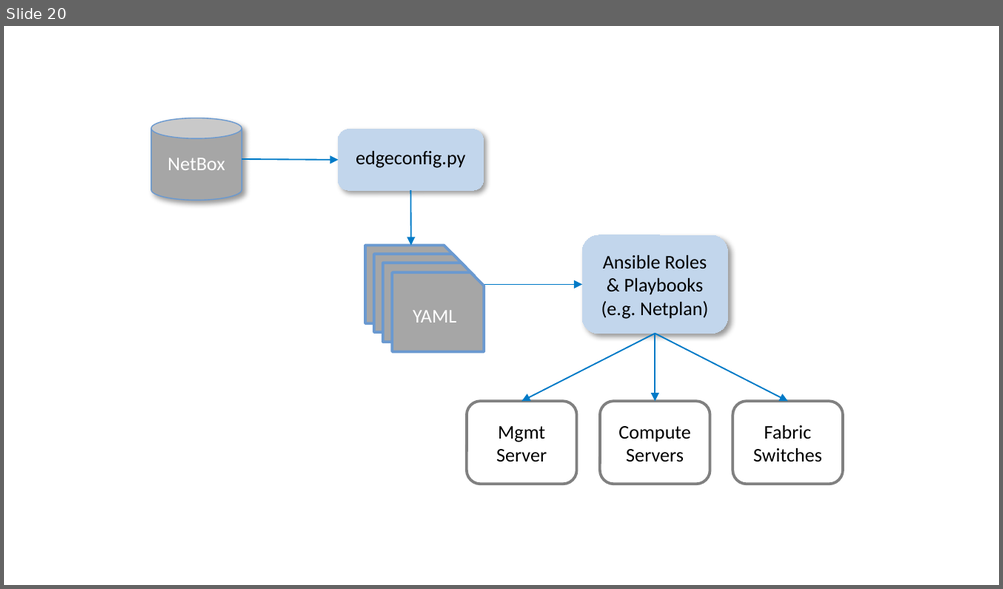
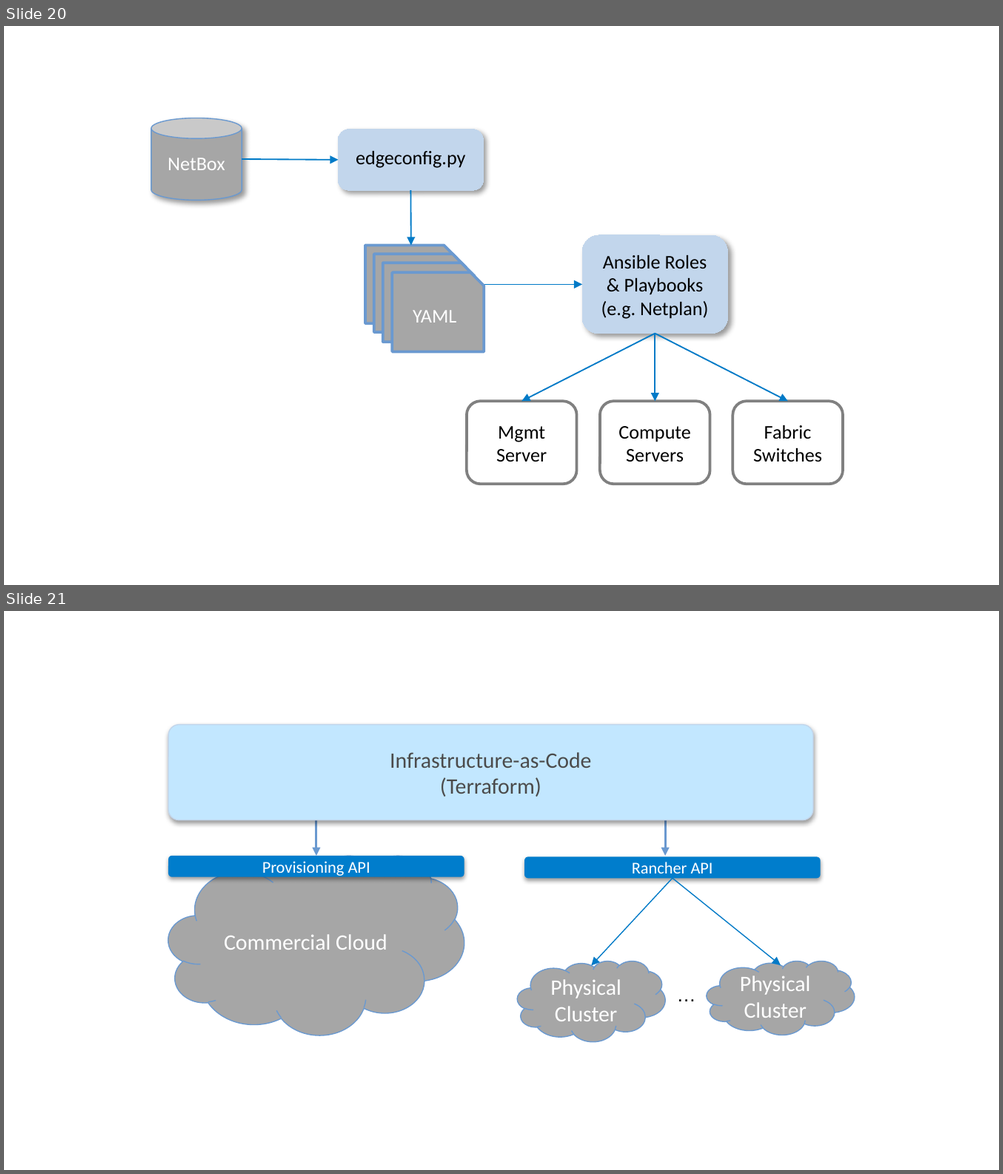
Before and after one commit to SystemsApproach/ops, a slide deck: figures.pptx. Shown one above the other, each under a label of ours: slide 20 before the commit, slides 20 and 21 after it. The pictures are 1003x589 and 1003x1174 pixels, drawn with LibreOffice and Linux fonts; fonts in the diff are those of the drawing. Boxes give left, top, right and bottom in pixels: in the first picture for what was removed or moved away, otherwise in the second. Text is boxed around its words. In the diff, an @@ line names an element or a change of style, - is before the commit and + after.

Commit message:
draft about Rancher

```diff
--- a/figures.pptx
+++ b/figures.pptx
@@ slide 21 added at box(4, 611, 999, 1170), background #FFFFFF @@
@@ rounded rectangle added at box(168, 724, 813, 820), fill #C2E7FF, outline #C2D6EC 0.75 pt, 16 pt, text #4B4B4B @@
+Infrastructure-as-Code
+(Terraform)
@@ arrow added from (316, 741) to (316, 856), #6A99D0 1.5 pt @@
@@ arrow added from (666, 741) to (666, 856), #6A99D0 1.5 pt @@
@@ cloud added at box(168, 856, 464, 1036), fill #A6A6A6, outline #6A99D0 0.75 pt, 16 pt, text #FFFFFF @@
+Commercial Cloud
@@ rounded rectangle added at box(168, 856, 464, 877), fill #007DCC, 12 pt, text #FFFFFF @@
+Provisioning API
@@ rounded rectangle added at box(524, 857, 819, 877), fill #007DCC, 12 pt, text #FFFFFF @@
+Rancher API
@@ arrow added from (672, 879) to (591, 966), #007AC8 0.75 pt @@
@@ arrow added from (672, 879) to (780, 965), #007AC8 0.75 pt @@
@@ cloud added at box(518, 961, 666, 1042), fill #A6A6A6, outline #6A99D0 0.75 pt, 16 pt, text #FFFFFF @@
+Physical Cluster
@@ cloud added at box(706, 961, 854, 1035), fill #A6A6A6, outline #6A99D0 0.75 pt, 16 pt, text #FFFFFF @@
+Physical Cluster
@@ text added at box(666, 978, 706, 1012), 14 pt, text #000000 @@
+…
```
Also in this commit, not shown: 2 other files.
